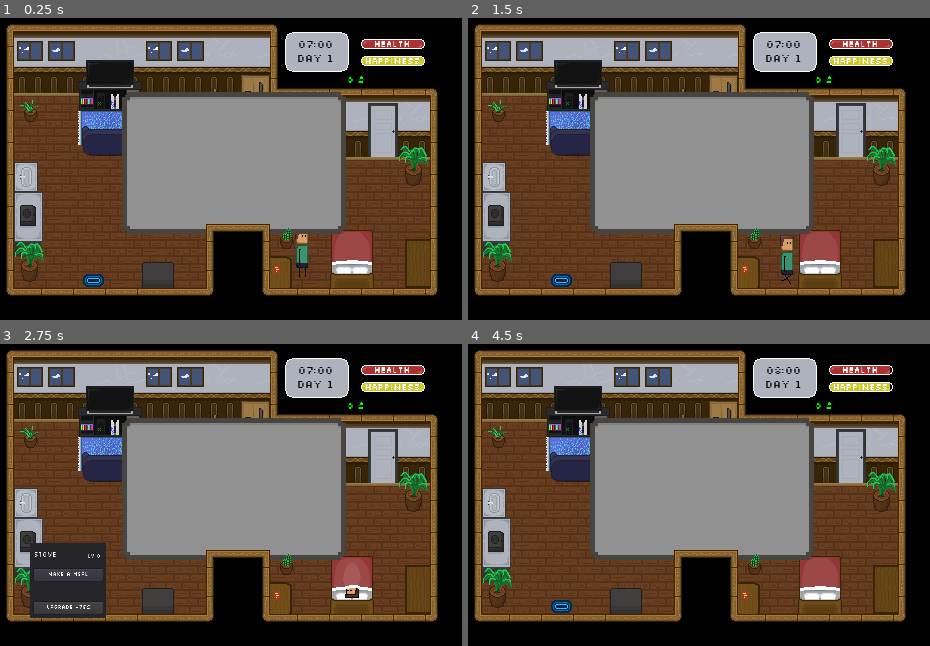
Above: before the commit, frames 1-4 (two rows, left to right).
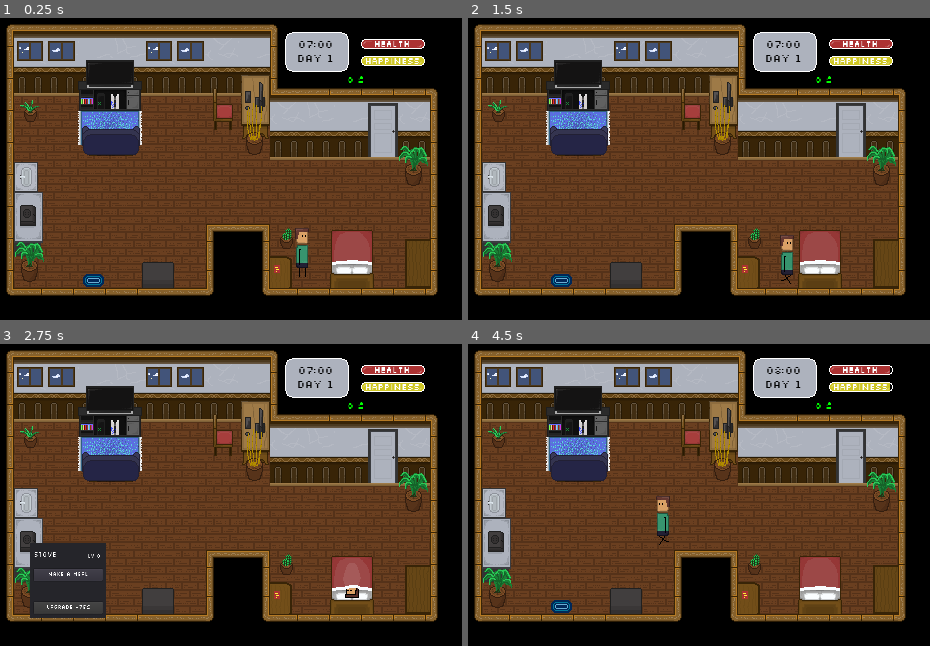
Above: after the commit, the same moments.

Repository: sun-wise-man/work-from-home
Game: Godot game, scene res://scenes/main.tscn
Two runs of this game, one before a commit and one after it. Both use one fixed random seed, a clock stepped at 60 frames per second and the inputs below.
Inputs (mouse positions are in pixels of both pictures, inside the frame that each line leads up to):
- Up to frame 1 (0.25 s): no input
- Up to frame 2 (1.5 s): move the mouse to (819, 259) at 0.52 s; click (819, 259) at 0.67 s; click "Go to sleep" at 1.25 s
- Up to frame 3 (2.75 s): tap Enter at 2 s; move the mouse to (27, 543) at 2.02 s; click (27, 543) at 2.17 s
- Up to frame 4 (4.5 s): click "Make a meal" at 2.75 s; move the mouse to (578, 413) at 3.52 s; click (578, 413) at 3.67 s; click "Play a game" at 4.25 s

The runs differ from the first frame. In frame 1, 22% of the frame differs, in the area x 26-75%, y 24-72%; in frame 2, 22%; in frame 3, 22%; in frame 4, 22%.

Commit message:
Updating README
Added link to README

Diff:
--- a/scenes/main.tscn
+++ b/scenes/main.tscn
@@ -45,7 +45,6 @@
 [ext_resource path="res://audio/Typing/447909__breviceps__keyboard-typing.wav" type="AudioStream" id=43]
 [ext_resource path="res://audio/Game Over/159408__noirenex__life-lost-game-over.wav" type="AudioStream" id=44]
 [ext_resource path="res://audio/Sleep/114609__daxter31__snoring.wav" type="AudioStream" id=45]
-[ext_resource path="res://sprites/UI/Text_Panel_256x.png" type="Texture" id=46]
 
 [sub_resource type="NavigationPolygon" id=1]
 vertices = PoolVector2Array( 155.501, 158.258, 168.561, 144.25, 248.926, 142.315, 256.069, 142.513, 256.069, 157.99, 22 …(422 unchanged characters)…
@@ -1578,10 +1577,6 @@
 margin_bottom = 127.921
 custom_fonts/font = SubResource( 65 )
 text = "Restart"
-
-[node name="Text_Panel_256x" type="Sprite" parent="."]
-position = Vector2( 252, 163 )
-texture = ExtResource( 46 )
 [connection signal="hour_pass" from="." to="." method="_on_World_hour_pass"]
 [connection signal="hour_pass" from="." to="Objects/Windows" method="_on_World_hour_pass"]
 [connection signal="hour_pass" from="." to="GUI/Time" method="_on_World_hour_pass"]
Not shown: 1 places in scenes/main.tscn that only renumber resources
Not shown, changed: README.md
